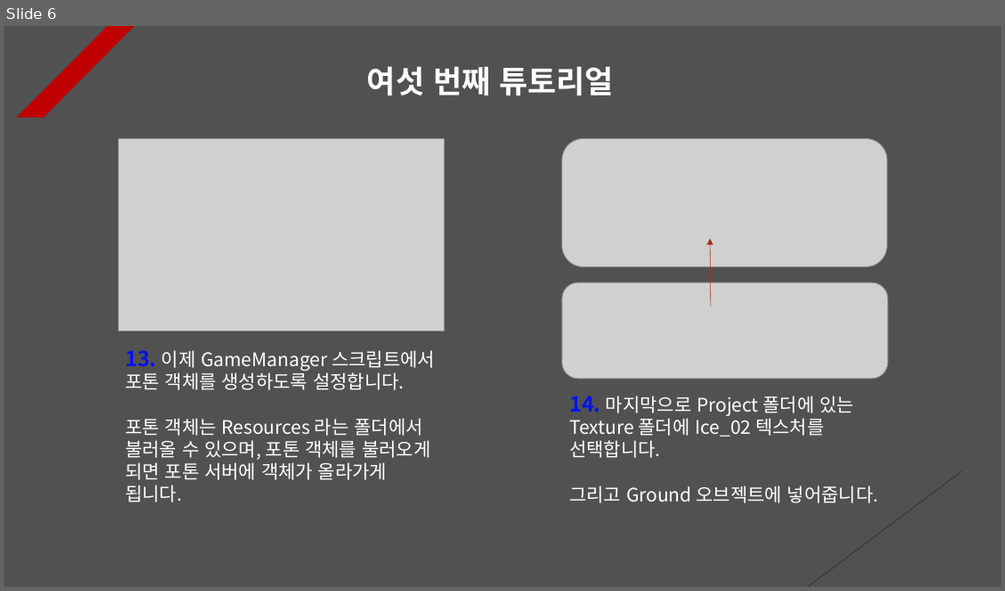
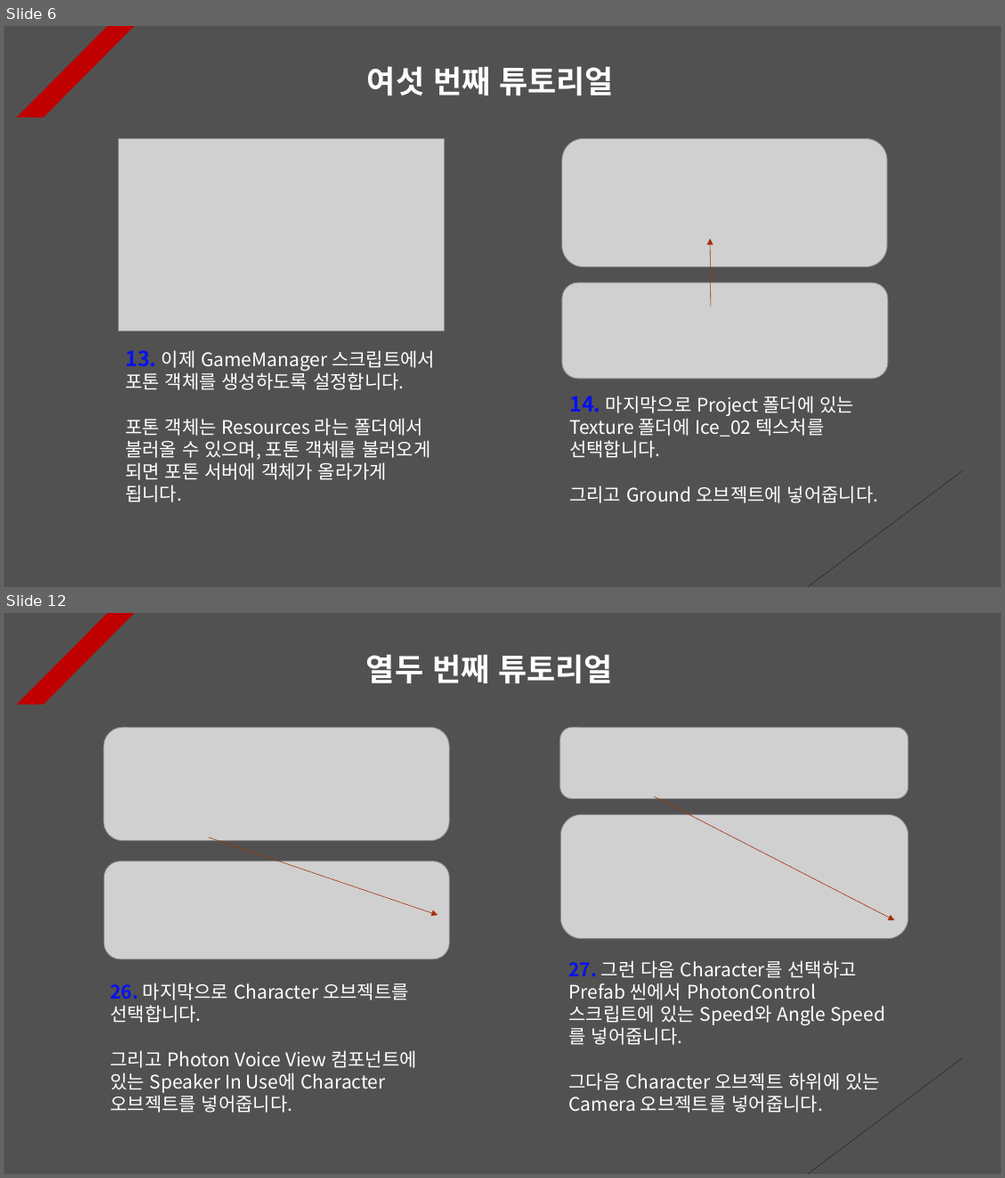
Before and after one commit to Unity2033/3D-UnityEngine, a slide deck: Assets/Class/Photon Server/PPT Data/Photon Synchronization.pptx. Shown one above the other, each under a label of ours: slide 6 before the commit, slides 6 and 12 after it; the slides between them are not shown. The pictures are 1005x591 and 1005x1178 pixels, drawn with LibreOffice and Linux fonts; fonts in the diff are those of the drawing; grey boxes stand for pictures. Boxes give left, top, right and bottom in pixels: in the first picture for what was removed or moved away, otherwise in the second. Text is boxed around its words. In the diff, an @@ line names an element or a change of style, - is before the commit and + after.

Commit message:
Photon Voice Tutorial Renewal
- Photon Voice material update

```diff
--- a/Assets/Class/Photon Server/PPT Data/Photon Synchronization.pptx
+++ b/Assets/Class/Photon Server/PPT Data/Photon Synchronization.pptx
@@ slide 12 added at bbox=[4, 613, 1001, 1174], background #515151; not listed: 2 template elements that a slide beside it also shows @@
@@ text added at bbox=[366, 654, 613, 683], 30 pt, text #FFFFFF, bold @@
+열두 번째 튜토리얼
@@ picture added at bbox=[104, 728, 449, 841] @@
@@ picture added at bbox=[560, 728, 909, 799] @@
@@ arrow added from (654, 796) to (895, 920), #A5300F 0.5 pt dashed @@
@@ picture added at bbox=[561, 815, 909, 939] @@
@@ arrow added from (209, 837) to (437, 915), #A5300F 0.5 pt dashed @@
@@ picture added at bbox=[105, 861, 450, 959] @@
@@ text added at bbox=[110, 982, 417, 1112], 18 pt, text #FFFFFF @@
+26. 마지막으로 Character 오브젝트를 선택합니다.
+그리고 Photon Voice View 컴포넌트에 있는 Speaker In Use에 Character 오브젝트를 넣어줍니다.
@@ text added at bbox=[569, 960, 880, 1112], 18 pt, text #FFFFFF @@
+27. 그런 다음 Character를 선택하고 Prefab 씬에서 PhotonControl 스크립트에 있는 Speed와 Angle Speed를 넣어줍니다.
+그다음 Character 오브젝트 하위에 있는 Camera 오브젝트를 넣어줍니다.
```
Also in this commit, not shown: 5 other slides added, 5 other files.
